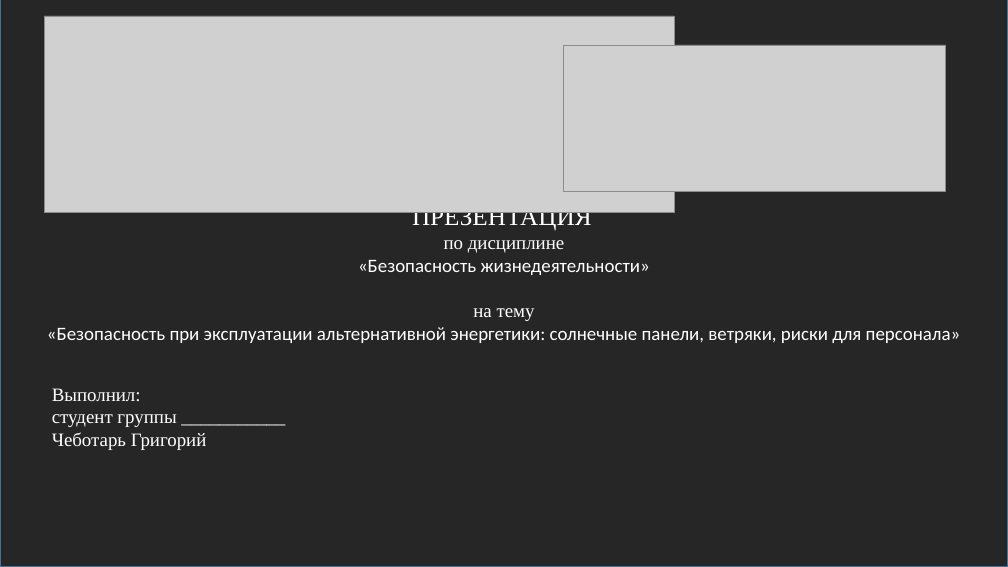
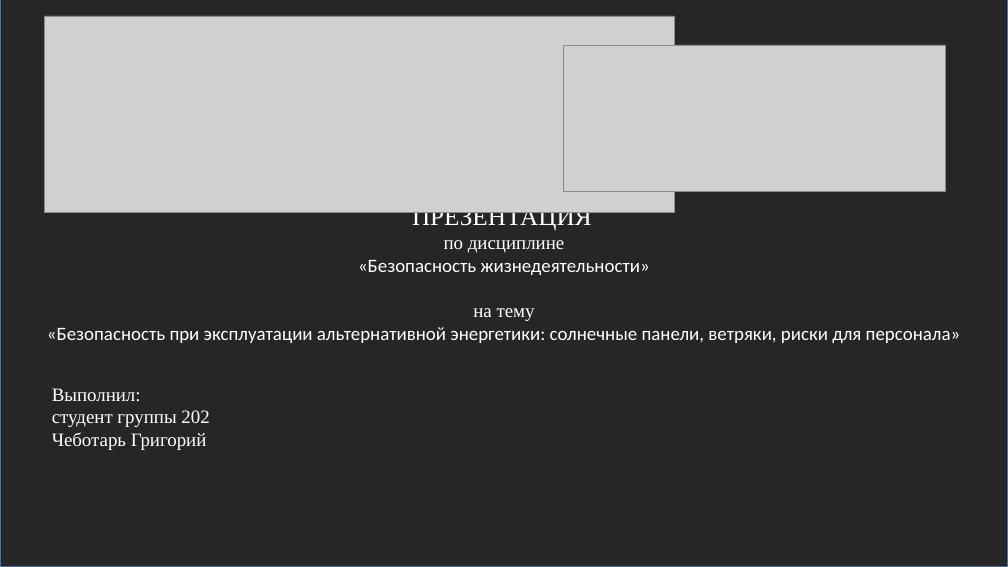
Before and after one commit to Goga288/the-rig, a slide deck: slide 1 of out/Безопасность_альтернативной_энергетики.pptx. Drawn at 1008x567 pixels with LibreOffice and Linux fonts; fonts in the diff are those of the drawing; grey boxes stand for pictures. Boxes give left, top, right and bottom in pixels: in the first picture for what was removed or moved away, otherwise in the second. Text is boxed around its words. In the diff, an @@ line names an element or a change of style, - is before the commit and + after.

```diff
--- a/out/Безопасность_альтернативной_энергетики.pptx
+++ b/out/Безопасность_альтернативной_энергетики.pptx
@@ text at <box>52,410,209,427</box>: text changed @@
-студент группы ___________
+студент группы 202
```
Also in this commit, not shown: 1 other file.
